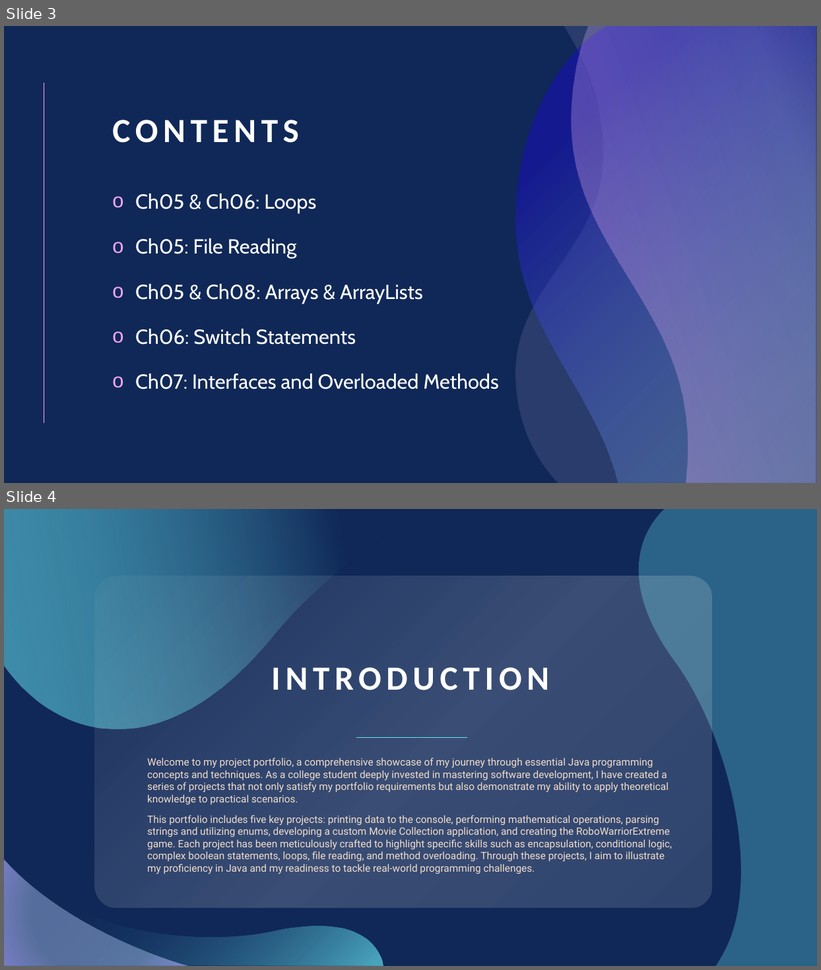
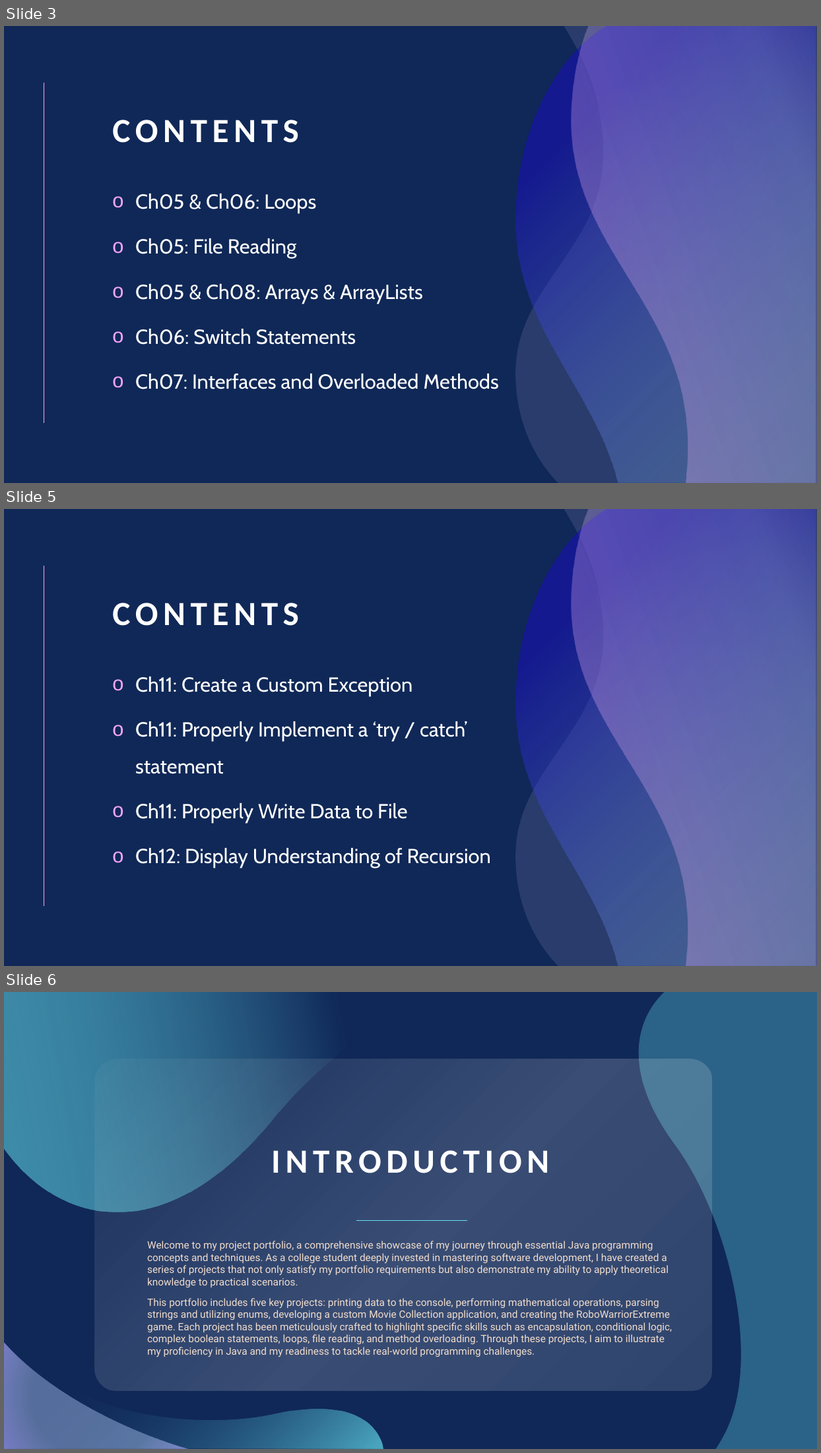
Before and after one commit to Ploppa-Smurph/ctec151_java, a slide deck: portfolio_midterm/151portfolio_midterm.pptx. Shown one above the other, each under a label of ours: slides 3 and 4 before the commit, slides 3, 5 and 6 after it; the slides between them are not shown. The pictures are 821x970 and 821x1453 pixels, drawn with LibreOffice and Linux fonts; fonts in the diff are those of the drawing. Boxes give left, top, right and bottom in pixels: in the first picture for what was removed or moved away, otherwise in the second. Text is boxed around its words. In the diff, an @@ line names an element or a change of style, - is before the commit and + after.

```diff
--- a/portfolio_midterm/151portfolio_midterm.pptx
+++ b/portfolio_midterm/151portfolio_midterm.pptx
@@ slide 5 added at [4,509,817,966], background #102857; not listed: 4 template elements that a slide beside it also shows @@
@@ title added at [112,603,298,626], 40 pt, text #FFFFFF, bold @@
+CONTENTS
@@ text added at [135,677,491,868], 24 pt, text #FFFFFF @@
+o Ch11: Create a Custom Exception
+o Ch11: Properly Implement a ‘try / catch’ statement
+o Ch11: Properly Write Data to File
+o Ch12: Display Understanding of Recursion
@@ what was slide 4 is now slide 6 @@
```
Also in this commit, not shown: 9 slides changed, 7 other slides added.
